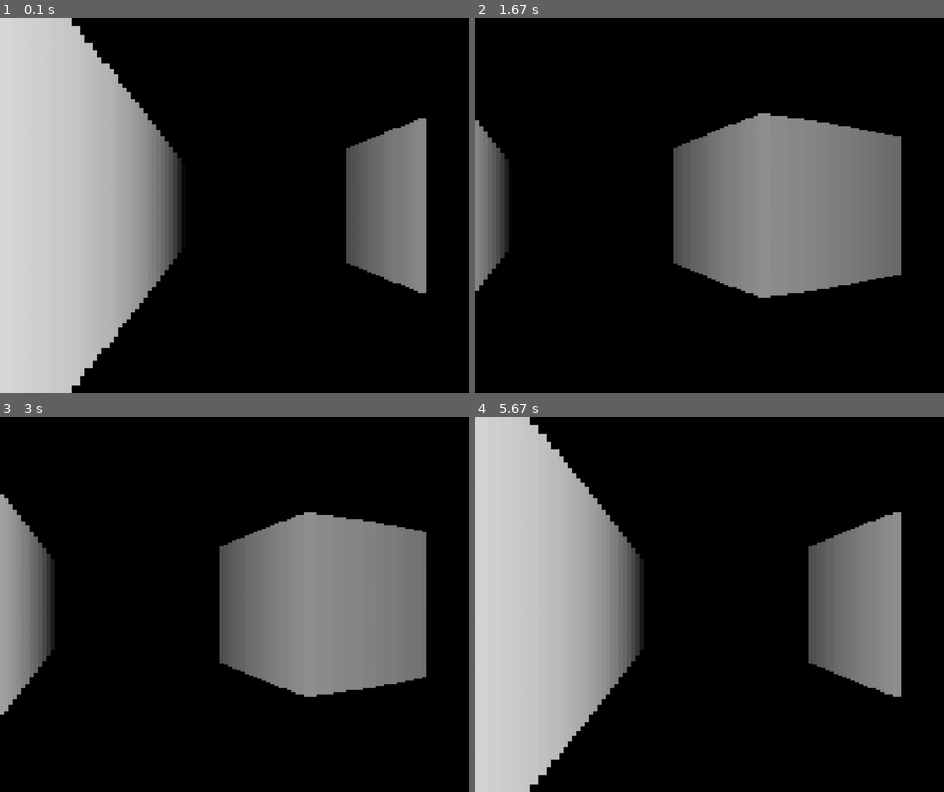
Above: before the commit, frames 1-4 (two rows, left to right).
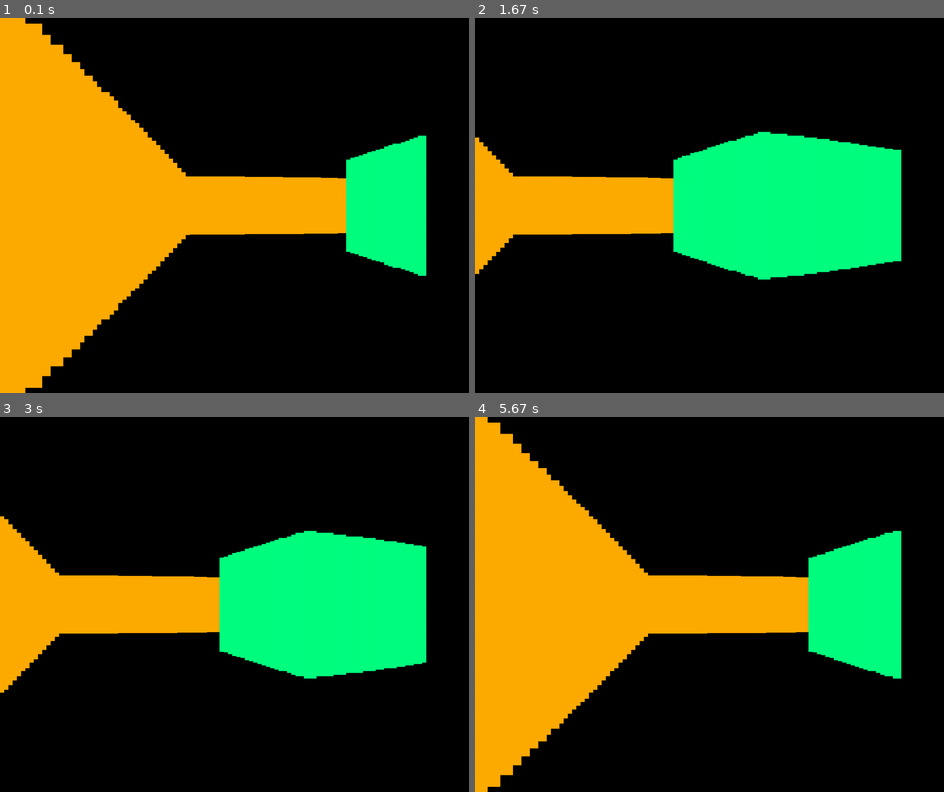
Above: after the commit, the same moments.

Repository: RefasTV/DoomPygame
Game: pygame game, started from Game.py
The game is run twice, just before and just after one commit, with the same random seed, the same clock (stepped at 60 frames per second) and the same inputs.
Inputs:
- Up to frame 1 (0.1 s): no input
- Up to frame 2 (1.67 s): hold Right 0.33-0.8 s; hold Right 0.83-1.3 s; hold Left from 1.33 s (still down)
- Up to frame 3 (3 s): release Left at 1.87 s; hold Left 1.9-2.37 s; hold Right from 2.4 s (still down)
- Up to frame 4 (5.67 s): release Right at 3.03 s; hold Left 3.07-3.53 s; hold Right 3.57-4.03 s; hold Right 4.07-4.53 s; hold Left 4.57-5.1 s; hold Left 5.13-5.6 s; hold Right from 5.63 s (still down)

The runs differ from the first frame. In frame 1, 42% of the frame differs, in the area x 0-91%, y 0-100%; in frame 2, 28%; in frame 3, 29%; in frame 4, 40%.

Commit message:
colors, without depth

Diff:
--- a/Game.py
+++ b/Game.py
@@ -1,6 +1,11 @@
 #######Imports###############
 import pygame, math
 
+#### COLORS ####
+orange = (255,171,0)
+blue = (0,255,255)
+green = (0,255,128)
+white = (0,0,0)
 
 ########Variables############
 H = 1000 #Ширина
@@ -10,7 +15,7 @@
 clock = pygame.time.Clock()
 numRays = 101
 screen = pygame.display.set_mode((H,W))
-tile = 500
+tile = 400
 scaleX = H // numRays
 dist = numRays / (2 * math.tan(math.pi/3))
 FOV = math.pi / 3
@@ -85,6 +90,17 @@
             [1, 1,  1,  1,  1,  1,  1,  1,  1,  1],
         ]
 
+        self.colorMap = [
+            [orange, orange,  orange,  orange,  orange,  orange,  orange,  orange, orange, orange],
+            [orange, '_',   '_',      '_',     '_',     '_',     '_',     '_',     '_',    orange],
+            [orange, '_',   '_',      '_',     '_',     '_',     '_',     '_',     '_',    orange],
+            [orange, '_',   '_',      '_',     green,    green,    '_',     '_',     '_',    orange],
+            [orange, '_',   '_',      '_',     green,    green,    '_',     '_',     '_',    orange],
+            [orange, '_',   '_',      '_',     '_',     '_',     '_',     blue,    '_',    orange],
+            [orange, orange ,'_',      '_',     '_',     '_',     '_',     blue,    '_',    orange],
+            [white, orange, orange,   orange,  orange,  orange,  orange,  orange,  orange,  orange],
+        ]
+
     def draw(self): # Draw 2D
         for j in range(W // 100):
             for i in range(H // 100):
@@ -93,15 +109,18 @@
 
     def newDraw(self): # Draw 3D
         for curRay in range(numRays):
+            GHPx,GHPy = rays[curRay].GetHitPoint()
             proj_coff = dist * tile
             depth = rays[curRay].GetDepth()
             proj_h = proj_coff / depth
-            c = depth*3
-            if (depth*3 < 0):
-                c = 0
-            elif depth*3 > 255:
-                c = 255
-            pygame.draw.rect(screen, [255 - c, 255 - c, 255-c],
+            depth *= math.cos(player.angle - rays[curRay].angle)
+            c1,c2,c3 = self.colorMap[int(GHPy//100)][int(GHPx//100)]
+            cDepth = depth
+            if (cDepth < 0):
+                cDepth = 0
+            elif cDepth > 255:
+                cDepth = 255
+            pygame.draw.rect(screen, [c1, c2, c3],   # Do depth
                             (scaleX * curRay, W / 2 - proj_h // 2, scaleX, proj_h))
 
 
